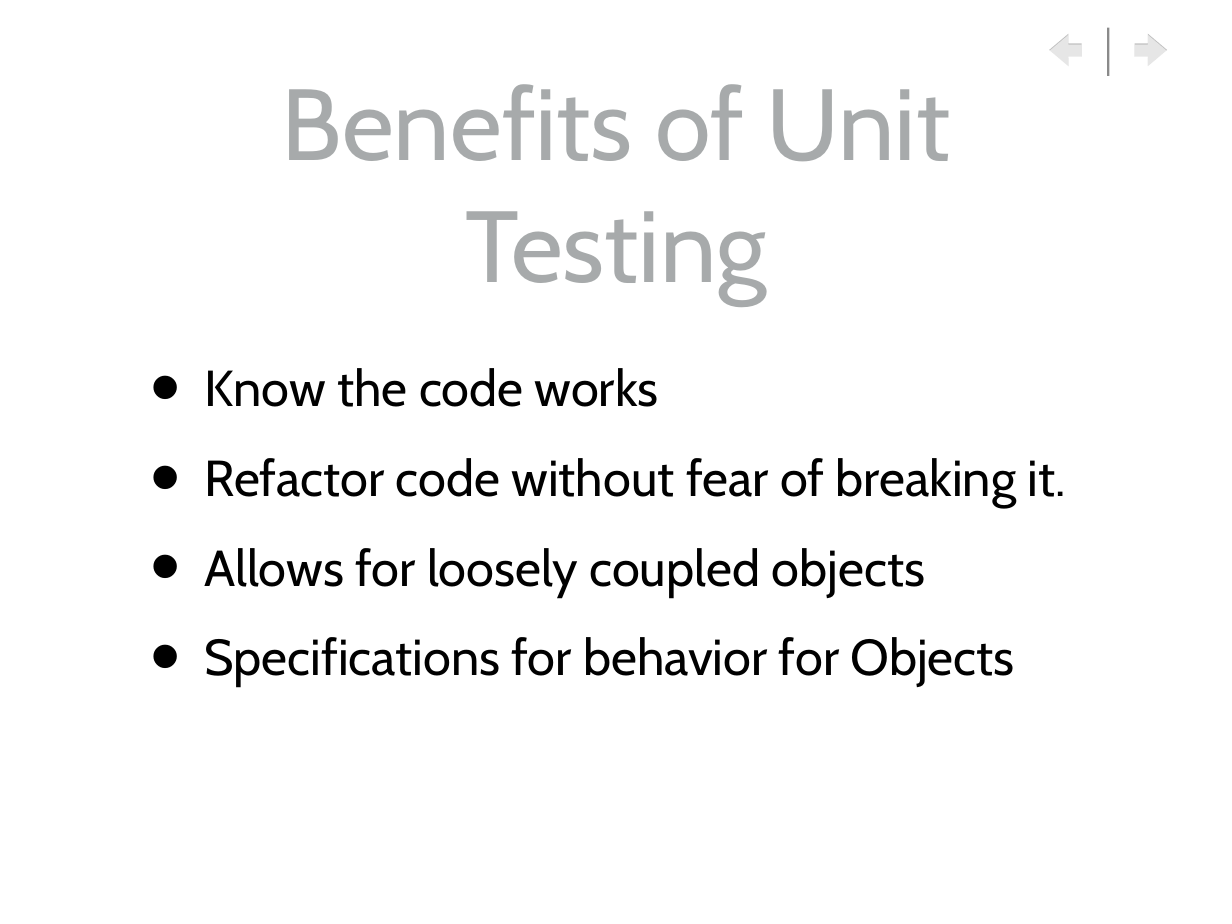
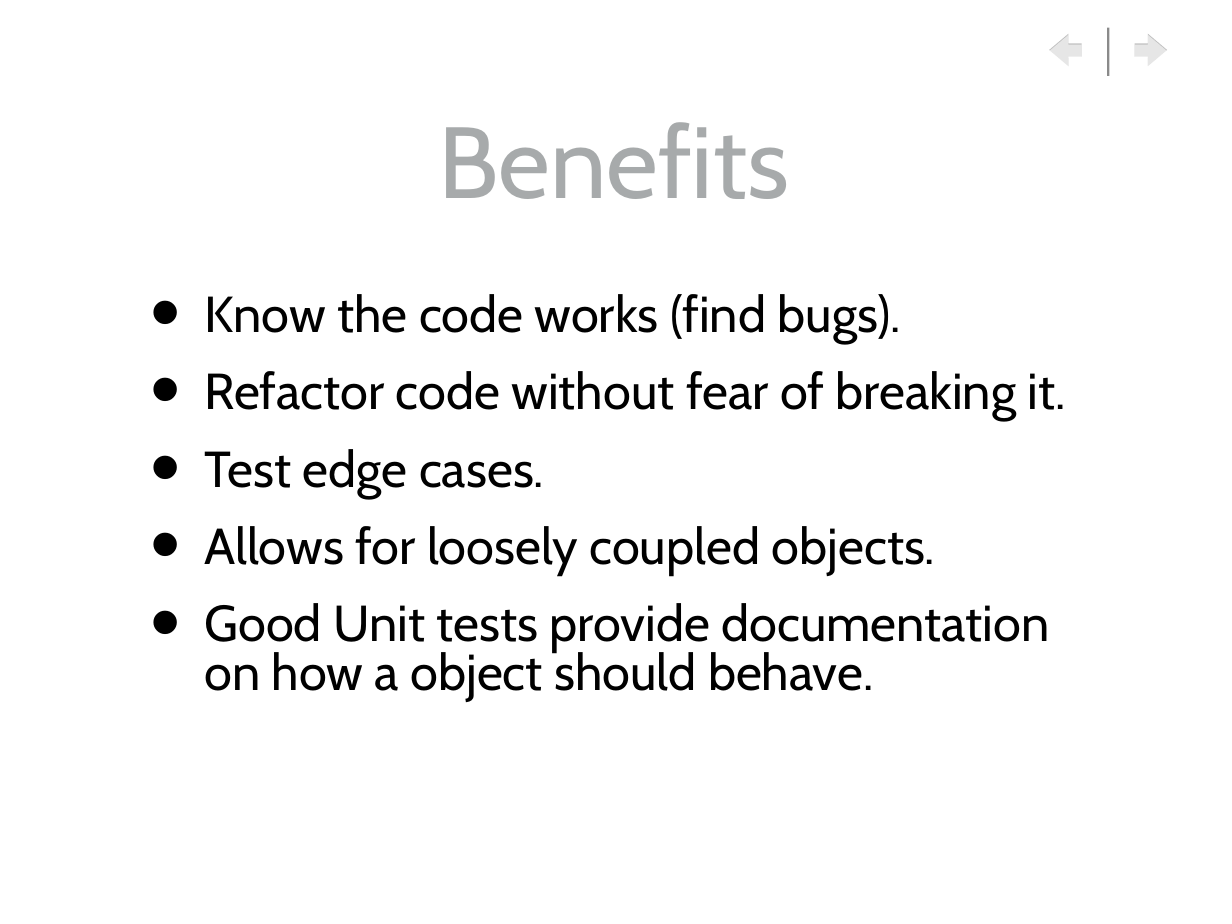
Before and after one commit to RaviVaranasi/mocktesting, a slide deck: slide 6 of docs/MockingGroovyTesting.ppt. Drawn at 1232x924 pixels with LibreOffice and Linux fonts; fonts in the diff are those of the drawing; background and template pictures are left out. Boxes give left, top, right and bottom in pixels: in the first picture for what was removed or moved away, otherwise in the second. Text is boxed around its words. In the diff, an @@ line names an element or a change of style, - is before the commit and + after.

Commit message:
Modified ppt

```diff
--- a/docs/MockingGroovyTesting.ppt
+++ b/docs/MockingGroovyTesting.ppt
@@ title at (438, 122, 789, 199): text changed @@
-Benefits of Unit Testing
+Benefits
@@ text at (205, 294, 901, 342): text changed @@
-• Know the code works
+• Know the code works (find bugs).
@@ text at (205, 371, 1066, 420): line spacing 1 to 0.8 @@
@@ text at (205, 449, 1049, 701): text changed @@
-• Allows for loosely coupled objects
-• Specifications for behavior for Objects
+• Test edge cases.
+• Allows for loosely coupled objects.
+• Good Unit tests provide documentation on how a object should behave.
```
Also in this commit, not shown: 1 other slide changed.
